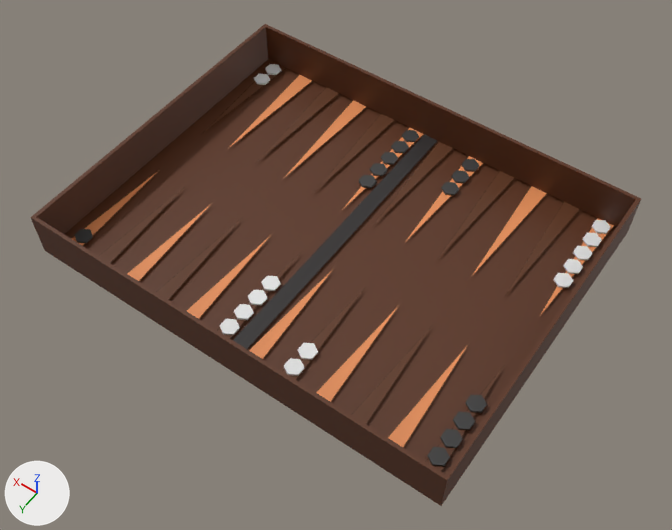
Renders of the FBX model Assets/3D Assets/Backgammon/TavlaOpen.fbx from each side of a commit.
Before and after are seen from a 50 mm camera at (-1.82, 2.57, 7.0) aimed at (-0.08, 0.14, 3.18). Lighting does not change. The marker at lower left points along +X, +Y and +Z. The first picture is the older version. Where no turn or scale is listed for an object, it has been applied to the vertices.

Objects in the first picture: 'TavlaOpen'.
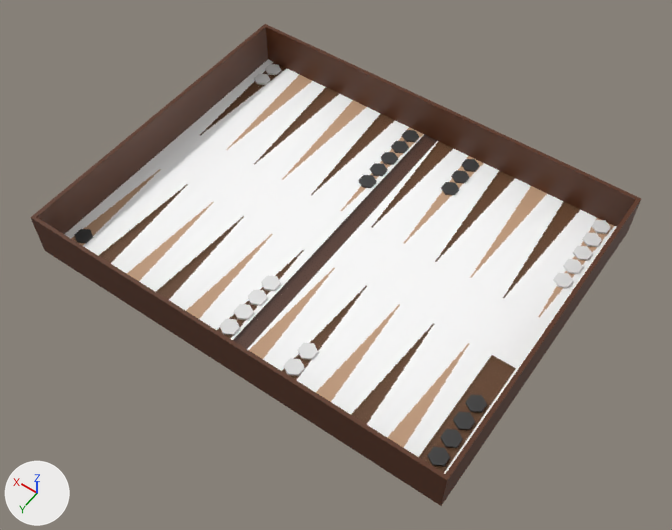
The newer file is also turned or shifted as a whole; pictures and numbers use the older file's frame.

Where the change shows, as pixel boxes [x1, y1, x2, y2] in the pictures (672 x 530 px):
'TavlaOpen', surface changed: [36, 31, 637, 477] in both

Patch to the scene script:
```diff
--- a/Assets/3D Assets/Backgammon/TavlaOpen.fbx.py
+++ b/Assets/3D Assets/Backgammon/TavlaOpen.fbx.py
@@ img_tavla_png @@
-img_tavla_png = load_image('Tavla.png', '_unpacked/Tavla.png', 625, 450, 'sRGB')
+img_tavla_png = load_image('Tavla.png', 'Texture/Tavla.png', 625, 450, 'Non-Color')
@@ mat_texture @@
 n2 = _N.new('ShaderNodeTexImage'); n2.name = 'Image Texture'
 n0 = _N.new('ShaderNodeBsdfPrincipled'); n0.name = 'Principled BSDF'
 n2.image = img_tavla_png
+n3 = _N.new('ShaderNodeTexImage'); n3.name = 'Image Texture.001'
+n3.image = img_tavla_png
 _L.new(n2.outputs[0], n0.inputs[0])  # 'Color' to 'Base Color'
-_L.new(n2.outputs[1], n0.inputs[4])  # 'Alpha' to 'Alpha'
 _L.new(n0.outputs[0], n1.inputs[0])  # 'BSDF' to 'Surface'
+_L.new(n3.outputs[0], n0.inputs[4])  # 'Color' to 'Alpha'
```
